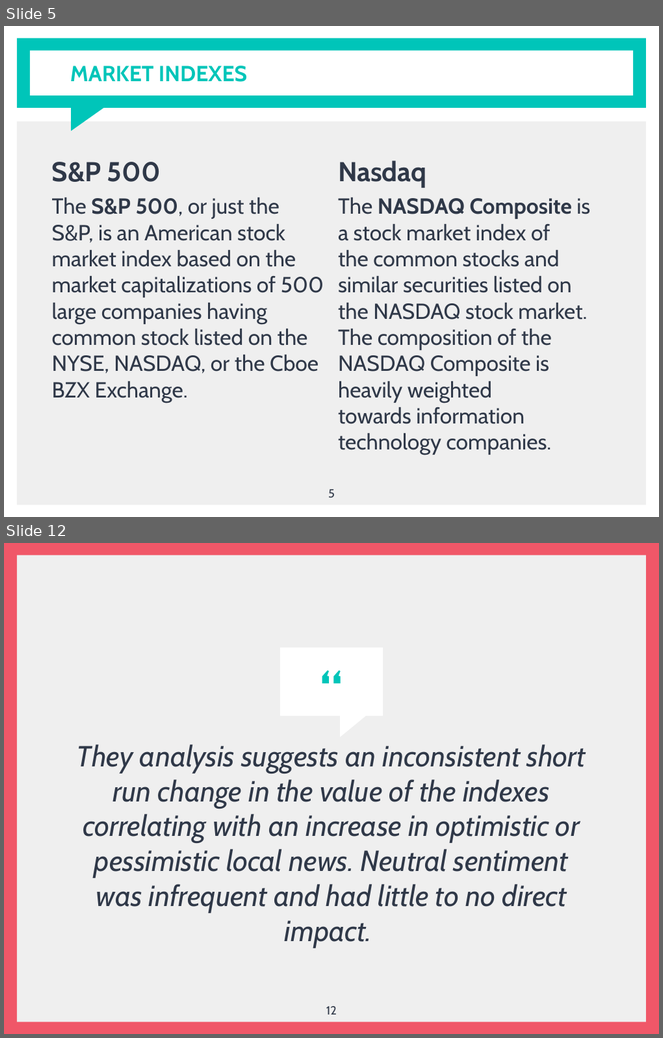
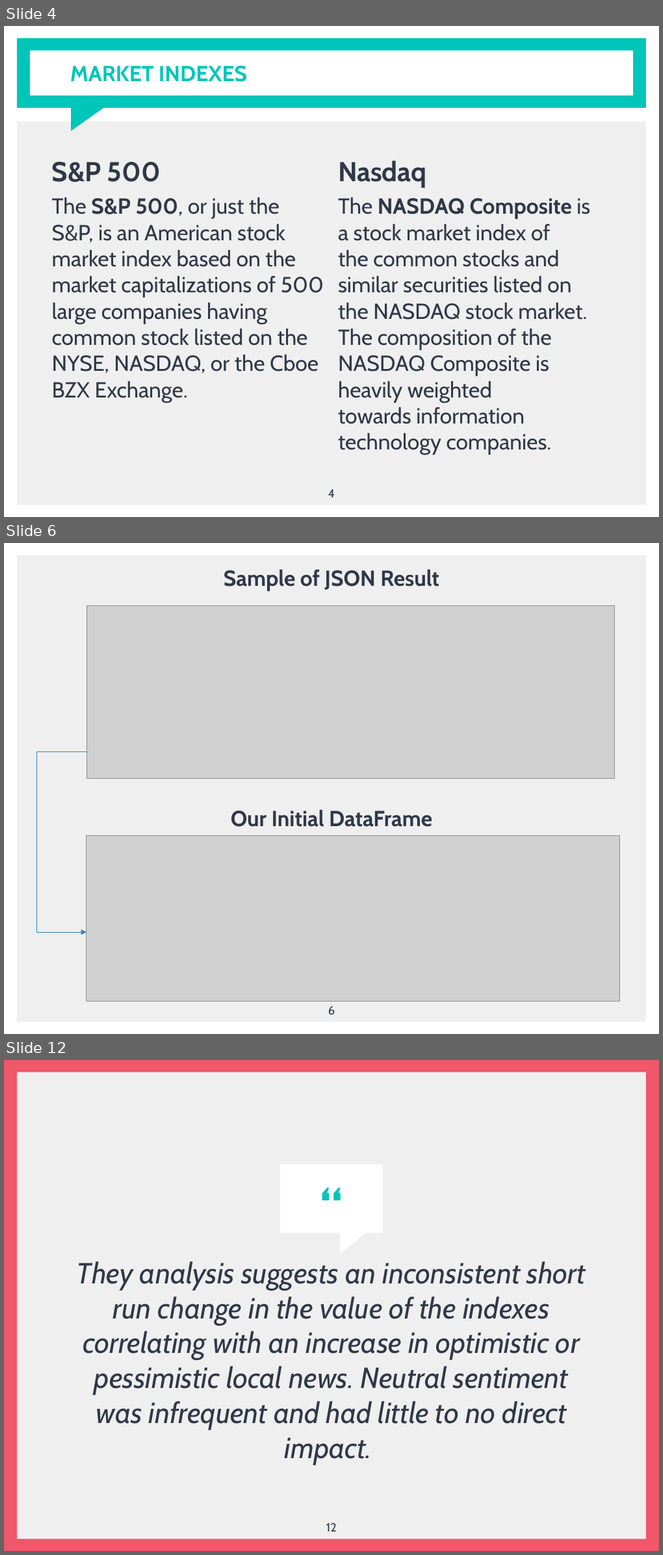
Before and after one commit to jsialcalde/news_project, a slide deck: News Project Presentation.pptx. Shown one above the other, each under a label of ours: slides 5 and 12 before the commit, slides 4, 6 and 12 after it; the slides between them are not shown. The pictures are 663x1038 and 663x1555 pixels, drawn with LibreOffice and Linux fonts; fonts in the diff are those of the drawing; grey boxes stand for pictures. Boxes give left, top, right and bottom in pixels: in the first picture for what was removed or moved away, otherwise in the second. Text is boxed around its words. In the diff, an @@ line names an element or a change of style, - is before the commit and + after.

```diff
--- a/News Project Presentation.pptx
+++ b/News Project Presentation.pptx
@@ slide 6 added at (4, 543, 659, 1034), background #FFFFFF; not listed: 1 template element that a slide beside it also shows @@
@@ subtitle added at (224, 570, 440, 591), 24 pt, text #2F3848, bold @@
+Sample of JSON Result
@@ picture added at (87, 606, 615, 779) @@
@@ elbow arrow added from (87, 752) to (87, 932), #367EB9 0.75 pt @@
@@ text added at (231, 810, 432, 827), 24 pt, text #2F3848, bold @@
+Our Initial DataFrame
@@ picture added at (87, 836, 620, 1002) @@
@@ page number added at (328, 1006, 335, 1015), 13 pt, text #2F3848 @@
+6
@@ what was slide 5 is now slide 4 @@
@@ page number at (328, 489, 335, 498): text changed @@
-5
+4
```
Also in this commit, not shown: 1 slide changed, 5 other slides added, 6 slides removed.
